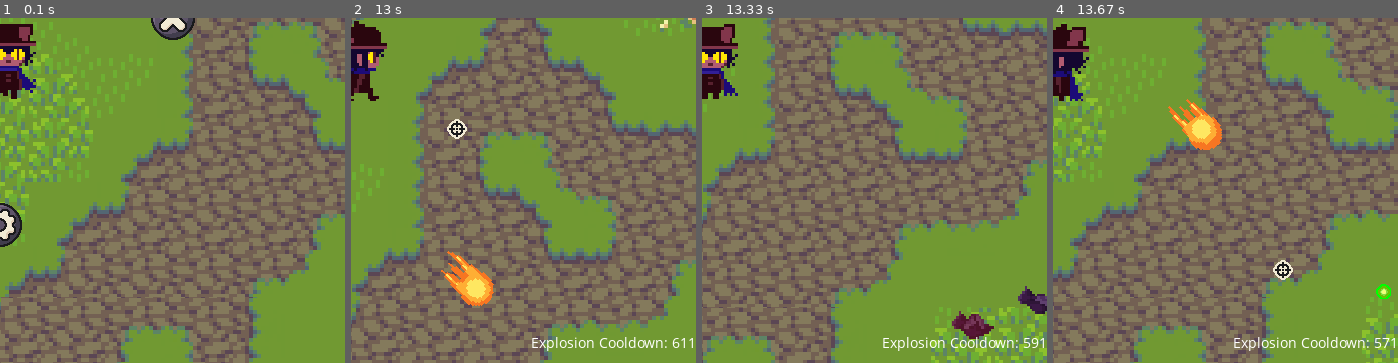
Above: before the commit, frames 1-4 (left to right).
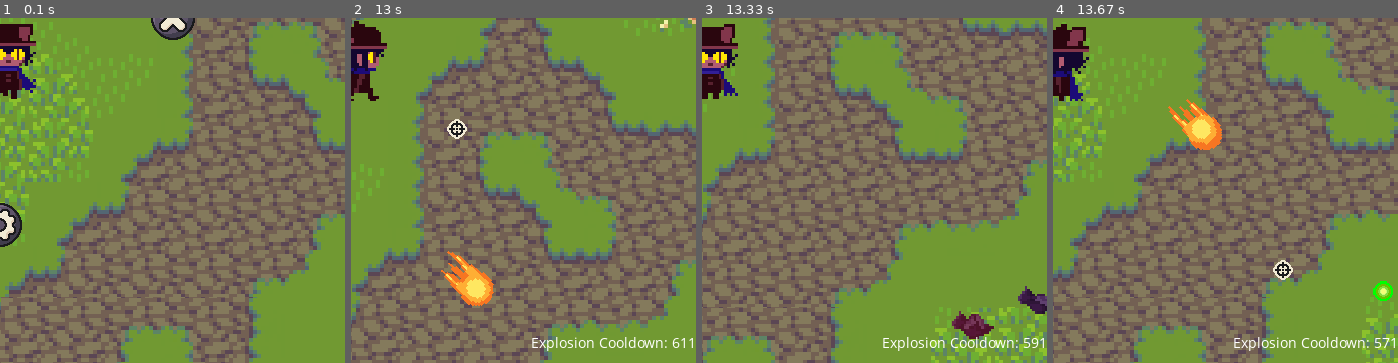
Above: after the commit, the same moments.

Repository: DaCUtePotato/2dshooter
Game: pygame game, started from main.py
The game is run twice, just before and just after one commit, with the same random seed, the same clock (stepped at 60 frames per second) and the same inputs.
Inputs (mouse positions are % of the whole screen's width and height, from its top left):
- Up to frame 1 (0.1 s): no input
- Up to frame 2 (13 s): click (50, 50) at 0.38 s; hold A 0.67-1.2 s; click (13, 40) at 0.75 s; hold S 1.23-1.53 s; click (64, 58) at 1.32 s; hold A 1.57-1.97 s; click (23, 45) at 1.65 s; hold W 2-2.37 s; click (18, 64) at 2.08 s; hold D 2.4-3.03 s; click (76, 13) at 2.48 s; hold S 3.07-3.43 s; click (51, 19) at 3.15 s; hold A 3.47-3.93 s; click (22, 36) at 3.55 s; hold D 3.97-4.43 s; click (65, 16) at 4.05 s; hold W 4.47-4.77 s; click (42, 44) at 4.55 s; hold D 4.8-5.27 s; click (67, 86) at 4.88 s; hold A 5.3-5.83 s; click (39, 40) at 5.38 s; hold S 5.87-6.17 s; click (21, 30) at 5.95 s; click (45, 51) at 6.25 s; click (41, 71) at 6.58 s; hold A 6.87-7.27 s; click (20, 54) at 6.95 s; hold W 7.3-7.67 s; click (38, 60) at 7.38 s; hold D 7.7-8.33 s; click (28, 33) at 7.78 s; hold S 8.37-8.73 s; click (49, 85) at 8.45 s; hold A 8.77-9.23 s; click (69, 81) at 8.85 s; hold D 9.27-9.73 s; move the mouse to (70, 38) at 9.3 s; click (70, 38) at 9.35 s; hold W 9.77-10.07 s; click (15, 59) at 9.85 s; hold D 10.1-10.57 s; click (36, 72) at 10.18 s; hold A 10.6-11.13 s; move the mouse to (29, 52) at 10.63 s; click (29, 52) at 10.68 s; hold S 11.17-11.47 s; click (32, 84) at 11.25 s; hold A 11.5-11.9 s; click (33, 84) at 11.58 s; hold W 11.93-12.3 s; move the mouse to (66, 28) at 11.97 s; click (66, 28) at 12.02 s; hold D 12.33-12.97 s; click (64, 65) at 12.42 s
- Up to frame 3 (13.33 s): hold S from 13 s (still down); click (45, 86) at 13.08 s
- Up to frame 4 (13.67 s): release S at 13.37 s; hold A from 13.4 s (still down); click (82, 85) at 13.48 s
The pictures show only the part of the screen within x 50-100%, y 50-100%; the shares and areas given below are measured in that part.

Frames 1-3 are identical in both runs. In frame 4, 0.2% of the frame differs, in the area x 92-99%, y 76-83%.

Commit message:
Made code cleaner

Diff:
--- a/main.py
+++ b/main.py
@@ -16,30 +16,31 @@
 pygame.mouse.set_visible(False)
 
 fullscreen = False # Set Fullscreen to false by default
-menu_font = pygame.font.Font(None, 36)  # Setup default font
 volume = 0.5  # Set default volume
 
 if fullscreen:
+    # Set up the display in fullscreen mode
     screen = pygame.display.set_mode((0, 0), pygame.FULLSCREEN)
-    screen_width, screen_height = pygame.display.get_surface().get_size()
+    screen_width, screen_height = pygame.display.get_surface().get_size() # Get screen dimensions
 else:
+    # Set up the display in windowed mode
     screen_width = 690  # Width of the window
     screen_height = 690  # Height of the window
     screen = pygame.display.set_mode((screen_width, screen_height))  # Setup window
 
-width, height = pygame.display.get_surface().get_size() # Obtain dimensions of the game window
-pygame.display.set_caption("2D Shooter")  # Set "title" of the window
+width, height = pygame.display.get_surface().get_size()  # Obtain dimensions of the game window
+pygame.display.set_caption("Bullet Heaven")  # Set the title of the window
 FPS = 60  # Set FPS
 clock = pygame.time.Clock()  # Used to control frame rate
 main_menu = True  # Enables main menu
 
 # Load and scale images
 tile_image = pygame.image.load('sprites/tile.png')
-corrupted_tile_image = pygame.image.load('sprites/corrupted_tile.png')  # Load corrupted tile image
+corrupted_tile_image = pygame.image.load('sprites/corrupted_tile.png')
 tile_x = 1011
 tile_y = 624
 scaled_tile_image = pygame.transform.scale(tile_image, (tile_x, tile_y))
-scaled_corrupted_tile_image = pygame.transform.scale(corrupted_tile_image, (tile_x, tile_y))  # Scale corrupted tile image
+scaled_corrupted_tile_image = pygame.transform.scale(corrupted_tile_image, (tile_x, tile_y))
 cursor_image = pygame.image.load("sprites/cursor.png")
 title_image = pygame.image.load("sprites/title.png")
 play_button_image = pygame.image.load('sprites/play.png')
@@ -48,12 +49,17 @@
 title_scaled_width = title_image.get_width() / 2
 title_scaled_height = title_image.get_height() / 2
 scaled_title_image = pygame.transform.scale(title_image, (title_scaled_width, title_scaled_height))
+exp_image = pygame.image.load("sprites/exp.png")
+regen_image = pygame.image.load("sprites/regen_orb.png")
 
 # Positions of play, settings and quit button
 title_rect = scaled_title_image.get_rect(center=(width / 2, height / 4))
 play_button_rect = play_button_image.get_rect(center=(width / 4, height / 2))
-settings_button_rect = settings_button_image.get_rect(center=(width // 2, height-height/ 5))
+settings_button_rect = settings_button_image.get_rect(center=(width / 2, height - height / 5))
 quit_button_rect = quit_button_image.get_rect(center=(3 * width / 4, height / 2))
+
+
+
 
 # Load sprite sheet for the character walking. Convert alpha is used for performance optimization
 sprite_sheet_right = pygame.image.load('sprites/Niko_right.png').convert_alpha()
@@ -62,11 +68,9 @@
 sprite_sheet_left = pygame.image.load('sprites/Niko_left.png').convert_alpha()
 
 # Sprite setup
-frame_width, frame_height = 24, 30  # Setup size of each sprite
-scaling_factor = 2.77  # Define scaling factor
-niko_scaling_width, niko_scaling_height = frame_width * scaling_factor, frame_height * scaling_factor  # Setup scaling
-
-
+frame_width, frame_height = 24, 30  # Width and height of each sprite frame
+scaling_factor = 2.77  # Scaling factor for sprite
+niko_scaling_width, niko_scaling_height = frame_width * scaling_factor, frame_height * scaling_factor  # Scaled dimensions of sprite
 
 # Animate sprites
 # Subsurface extracts the defined rectangle from the sprite sheet
@@ -75,13 +79,13 @@
 frames_right = [pygame.transform.scale(sprite_sheet_right.subsurface(pygame.Rect(frame_width * i, 0, frame_width, frame_height)), (niko_scaling_width, niko_scaling_height)) for i in range(3)]
 frames_down = [pygame.transform.scale(sprite_sheet_down.subsurface(pygame.Rect(frame_width * i, 0, frame_width, frame_height)), (niko_scaling_width, niko_scaling_height)) for i in range(3)]
 frames_left = [pygame.transform.scale(sprite_sheet_left.subsurface(pygame.Rect(frame_width * i, 0, frame_width, frame_height)), (niko_scaling_width, niko_scaling_height)) for i in range(3)]
+rendering = "down"  # Make sure the sprite spawns facing down
 
 # Used to track frames
-current_frame = 0
-frame_count = 0
-
-# Make sure the sprite spawns facing down
-rendering = "down"
+current_frame = 0  # Current frame index for animation
+frame_count = 0  # Frame counter for animation timing
+
+
 
 # Colors
 BLACK = (0, 0, 0)
@@ -93,131 +97,128 @@
 PURPLE = (128, 0, 128)
 
 # Player attributes
-player_x = width // 2
-player_y = height // 2
-player_pos_on_screen = width//2-25, height//2
-player_speed = 5
-player_height = int(niko_scaling_height)
-player_width = int(niko_scaling_width)
-player_hp = 100
-i_frames_counter = 0
-i_frames = 10
-kills = 0
+player_x = width // 2  # Initial player x position
+player_y = height // 2  # Initial player y position
+player_pos_on_screen = width//2-25, height//2  # Player position on screen
+player_speed = 5  # Player movement speed
+player_height = int(niko_scaling_height)  # Player height
+player_width = int(niko_scaling_width)  # Player width
+player_hp = 100  # Player health points
+i_frames_counter = 0  # Invincibility frames counter
+i_frames = 10  # Number of invincibility frames
+kills = 0  # Kill count
 
 # Experience system
-gambling_mode = False
-exp = 0
-enemy_exp = random.randint(1, 5)
-active_exp_orbs = []
-current_max_exp = 30
-max_level = 10000  # for ending
-player_level = 1  # keeping track of the player's current level
-exp_increase_per_level = 5
-levelling = False
+exp = 0  # Player experience points
+enemy_exp = random.randint(1, 5)  # Amount of Experience points dropped by enemies
+active_exp_orbs = []  # List of active experience orbs
+current_max_exp = 30  # Experience required for next level
+player_level = 1  # Current player level (by default)
+exp_increase_per_level = 5  # Experience increase per level
+
+# Load some more sounds
 pickup_sound = pygame.mixer.Sound("sounds/exp.wav")
+pickup_sound_regen = pygame.mixer.Sound("sounds/pickup_regen.wav")
 level_up_sound = pygame.mixer.Sound("sounds/level_up_normal.wav")
 gambling_sound = pygame.mixer.Sound("sounds/gambling.wav")
 explosion_sound = pygame.mixer.Sound("sounds/explosion.wav")
 explooosion_sound = pygame.mixer.Sound("sounds/explooosion.wav")
 
-#Regeneration
-active_regen_orbs = []
-regen_amount = 30
-pickup_sound_regen = pygame.mixer.Sound("sounds/pickup_regen.wav")
-regen_orb_size = 15
+# Regeneration
+active_regen_orbs = []  # List of active regeneration orbs
+regen_amount = 30  # Amount of health regenerated by orbs
+regen_orb_size = 15  # Size of regeneration orbs
 
 # Bullet attributes
-bullets = []
-bullet_speed = 10
-bullet_frames = []
-for i in range(1, 6):  # Assume there are five fireball images named fireball1.png to fireball5.png
-    bullet_original_frame = pygame.image.load(f"sprites/fireball{i}.png").convert_alpha()
-    bullet_scaled_width = bullet_original_frame.get_width() * 2
-    bullet_scaled_height = bullet_original_frame.get_height() * 2
-    bullet_scaled_frame = pygame.transform.scale(bullet_original_frame, (bullet_scaled_width, bullet_scaled_height))
-    bullet_frames.append(bullet_scaled_frame)
-
-
-ENEMY_SPEED = 0.75  # Adjust this value as needed
-ENEMY_HP = 10
+bullets = []  # List of active bullets
+bullet_speed = 10  # Bullet speed
+bullet_frames = []  # List of bullet frames for animation
+BULLET_DAMAGE = 10.5  # Default amount of damage the bullet does
+
+for i in range(1, 6):  # There are five fireball images named fireball1.png through fireball5.png
+    bullet_original_frame = pygame.image.load(f"sprites/fireball{i}.png").convert_alpha()  # Load bullet frame
+    bullet_scaled_width = bullet_original_frame.get_width() * 2   # Scale bullet width
+    bullet_scaled_height = bullet_original_frame.get_height() * 2  # Scale bullet height
+    bullet_scaled_frame = pygame.transform.scale(bullet_original_frame, (bullet_scaled_width, bullet_scaled_height))  # Scale bullet frame
+    bullet_frames.append(bullet_scaled_frame)  # Add scaled bullet frame to list
+
+ENEMY_SPEED = 0.75  # Base enemy speed
+ENEMY_HP = 10  # Base enemy health points
 SPEED_SCALING_FACTOR = 0.005  # Increase in speed per kill
 HP_SCALING_FACTOR = 0.01     # Increase in HP per kill
-BULLET_DAMAGE = 10.5
-
+
+# Some flags for checking things
+gambling_mode = False  # Gambling mode flag (false by default)
 bulky_spawned = False
 corrupty_spawned = False
 corruption = False
 settings_open = False
 right_mouse_button_pressed = False
-
-
+paused = False
+explosion = False
+
+# Load base enemy frames
 enemy_frames = []
-for i in range(1, 5):  # Assuming there are 4 enemy images named bat1.png, bat2.png, bat3.png and bat4.png
-    enemy_original_frame = pygame.image.load(f"sprites/enemies/bat{i}.png").convert_alpha()
-    enemy_scaled_width = enemy_original_frame.get_width() * 2.5  # Adjust the scaling factor as needed
-    enemy_scaled_height = enemy_original_frame.get_height() * 2.5
-    enemy_scaled_frame = pygame.transform.scale(enemy_original_frame, (enemy_scaled_width, enemy_scaled_height))
-    enemy_frames.append(enemy_scaled_frame)
-
-# Load hit animation frames
+for i in range(1, 5):  # There are 4 enemy images named bat1.png to bat4.png
+    enemy_original_frame = pygame.image.load(f"sprites/enemies/bat{i}.png").convert_alpha()  # Load enemy frame
+    enemy_scaled_width = enemy_original_frame.get_width() * 2.5  # Scale enemy width
+    enemy_scaled_height = enemy_original_frame.get_height() * 2.5  # Scale enemy height
+    enemy_scaled_frame = pygame.transform.scale(enemy_original_frame, (enemy_scaled_width, enemy_scaled_height))  # Scale enemy frame
+    enemy_frames.append(enemy_scaled_frame)  # Add scaled enemy frame to list
+
+# Load base enemy hit frames
 hit_enemy_frames = []
-for i in range(1, 6):  # Assuming there are 5 hit frames named bathit1.png, bathit2.png ...
-    hit_enemy_original_frame = pygame.image.load(f"sprites/enemies/bathit{i}.png").convert_alpha()
-    hit_enemy_scaled_width = hit_enemy_original_frame.get_width() * 2.5
-    hit_enemy_scaled_height = hit_enemy_original_frame.get_height() * 2.5
-    hit_enemy_scaled_frame = pygame.transform.scale(hit_enemy_original_frame, (hit_enemy_scaled_width, hit_enemy_scaled_height))
-    hit_enemy_frames.append(hit_enemy_scaled_frame)
-
-# Load death animation frames
+for i in range(1, 6):  # There are 5 enemy hit images named bathit1.png to bathit5.png
+    hit_enemy_original_frame = pygame.image.load(f"sprites/enemies/bathit{i}.png").convert_alpha()  # Load enemy hit frame
+    hit_enemy_scaled_width = hit_enemy_original_frame.get_width() * 2.5  # Scale enemy hit frame width
+    hit_enemy_scaled_height = hit_enemy_original_frame.get_height() * 2.5  # Scale enemy hit frame height
+    hit_enemy_scaled_frame = pygame.transform.scale(hit_enemy_original_frame, (hit_enemy_scaled_width, hit_enemy_scaled_height))  # Scale enemy hit frame
+    hit_enemy_frames.append(hit_enemy_scaled_frame)  # Add scaled enemy hit frame to list
+
+# Load base enemy death frames
 death_enemy_frames = []
-for i in range(1, 6):  # Assuming there are 5 death frames named batdeath1.png, batdeath2.png ...
-    death_enemy_original_frame = pygame.image.load(f"sprites/enemies/batdeath{i}.png").convert_alpha()
-    death_enemy_scaled_width = death_enemy_original_frame.get_width() * 2.5
-    death_enemy_scaled_height = death_enemy_original_frame.get_height() * 2.5
-    death_enemy_scaled_frame = pygame.transform.scale(death_enemy_original_frame, (death_enemy_scaled_width, death_enemy_scaled_height))
-    death_enemy_frames.append(death_enemy_scaled_frame)
-
+for i in range(1, 6):  # Assuming there are 5 enemy death images named batdeath1.png to batdeath5.png
+    death_enemy_original_frame = pygame.image.load(f"sprites/enemies/batdeath{i}.png").convert_alpha()  # Load enemy death frame
+    death_enemy_scaled_width = death_enemy_original_frame.get_width() * 2.5  # Scale enemy death frame width
+    death_enemy_scaled_height = death_enemy_original_frame.get_height() * 2.5  # Scale enemy death frame height
+    death_enemy_scaled_frame = pygame.transform.scale(death_enemy_original_frame, (death_enemy_scaled_width, death_enemy_scaled_height))  # Scale enemy death frame
+    death_enemy_frames.append(death_enemy_scaled_frame)  # Add scaled enemy death frame to list
+
+# Load bulky enemy frames
 bulky_frames = []
-for i in range(1, 17):  # Assuming there are 3 bulky images named bulky1.png, bulky2.png, and bulky3.png
-    bulky_original_frame = pygame.image.load(f"sprites/enemies/slime{i}.png").convert_alpha()
-    bulky_scaled_width = bulky_original_frame.get_width() * 5  # Adjust the scaling factor as needed
-    bulky_scaled_height = bulky_original_frame.get_height() * 5
-    bulky_scaled_frame = pygame.transform.scale(bulky_original_frame, (bulky_scaled_width, bulky_scaled_height))
-    bulky_frames.append(bulky_scaled_frame)
+for i in range(1, 17):  # There are 17 bulky images named slime1.png to slime17.png
+    bulky_original_frame = pygame.image.load(f"sprites/enemies/slime{i}.png").convert_alpha()  # Load bulky frame
+    bulky_scaled_width = bulky_original_frame.get_width() * 5  # Scale bulky width
+    bulky_scaled_height = bulky_original_frame.get_height() * 5  # Scale bulky height
+    bulky_scaled_frame = pygame.transform.scale(bulky_original_frame, (bulky_scaled_width, bulky_scaled_height))  # Scale bulky frame
+    bulky_frames.append(bulky_scaled_frame)  # Add scaled bulky frame to list
 
 bulky_death_frames = []
-for i in range(1, 7):  # Assuming there are 6 bulky death frames named bulkydeath1.png, bulkydeath2.png ...
-    bulky_death_original_frame = pygame.image.load(f"sprites/enemies/slimedeath{i}.png").convert_alpha()
-    bulky_death_scaled_width = bulky_death_original_frame.get_width() * 3
-    bulky_death_scaled_height = bulky_death_original_frame.get_height() * 3
-    bulky_death_scaled_frame = pygame.transform.scale(bulky_death_original_frame, (bulky_death_scaled_width, bulky_death_scaled_height))
-    bulky_death_frames.append(bulky_death_scaled_frame)
+for i in range(1, 7):  # There are 6 bulky death images named slimedeath1.png to slimedeath6.png
+    bulky_death_original_frame = pygame.image.load(f"sprites/enemies/slimedeath{i}.png").convert_alpha()  # Load bulky death frame
+    bulky_death_scaled_width = bulky_death_original_frame.get_width() * 3  # Scale bulky death frame width
+    bulky_death_scaled_height = bulky_death_original_frame.get_height() * 3  # Scale bulky death frame height
+    bulky_death_scaled_frame = pygame.transform.scale(bulky_death_original_frame, (bulky_death_scaled_width, bulky_death_scaled_height))  # Scale bulky death frame
+    bulky_death_frames.append(bulky_death_scaled_frame) # Add scaled bulky death frame to list
 
 corrupty_frames = []
-for i in range(1, 5):  # Assuming there are 4 bulky images named glitch1.png, glitch2.png, and glitch3.png
-    corrupty_original_frame = pygame.image.load(f"sprites/enemies/glitch{i}.png").convert_alpha()
-    corrupty_scaled_width = corrupty_original_frame.get_width() / 7
-    corrupty_scaled_height = corrupty_original_frame.get_height() / 7
-    corrupty_scaled_frame = pygame.transform.scale(corrupty_original_frame, (corrupty_scaled_width, corrupty_scaled_height))
-    corrupty_frames.append(corrupty_scaled_frame)
+for i in range(1, 5):  # There are 4 corrupty images named glitch1.png to glitch4.png
+    corrupty_original_frame = pygame.image.load(f"sprites/enemies/glitch{i}.png").convert_alpha()  # Load corrupty frame
+    corrupty_scaled_width = corrupty_original_frame.get_width() / 7  # Scale corrupty width
+    corrupty_scaled_height = corrupty_original_frame.get_height() / 7  # Scale corrupty height
+    corrupty_scaled_frame = pygame.transform.scale(corrupty_original_frame, (corrupty_scaled_width, corrupty_scaled_height))  # Scale corrupty frame
+    corrupty_frames.append(corrupty_scaled_frame)  # Add scaled corrupty frame to list
 
 crashing_enemy_frames = []
-for i in range(1, 9):  # Assuming there are 4 bulky images named glitch1.png, glitch2.png, and glitch3.png
-    crashing_enemy_original_frame = pygame.image.load(f"sprites/enemies/skull{i}.png").convert_alpha()
-    crashing_enemy_scaled_width = crashing_enemy_original_frame.get_width() * 3 # Adjust the scaling factor as needed
-    crashing_enemy_scaled_height = crashing_enemy_original_frame.get_height() * 3
-    crashing_enemy_scaled_frame = pygame.transform.scale(crashing_enemy_original_frame, (crashing_enemy_scaled_width, crashing_enemy_scaled_height))
-    crashing_enemy_frames.append(crashing_enemy_scaled_frame)
-
-# Load experience orb image
-exp_image = pygame.image.load("sprites/exp.png")
-
-# Load regen orb image
-regen_image = pygame.image.load("sprites/regen_orb.png")
-
-paused = False
-
-# Fireball variables
+for i in range(1, 9):  # There are 8 crashing enemy images named skull1.png to skull8.png
+    crashing_enemy_original_frame = pygame.image.load(f"sprites/enemies/skull{i}.png").convert_alpha()  # Load crashing enemy frame
+    crashing_enemy_scaled_width = crashing_enemy_original_frame.get_width() * 3  # Scale crashing enemy width
+    crashing_enemy_scaled_height = crashing_enemy_original_frame.get_height() * 3  # Scale crashing enemy height
+    crashing_enemy_scaled_frame = pygame.transform.scale(crashing_enemy_original_frame, (crashing_enemy_scaled_width, crashing_enemy_scaled_height))  # Scale crashing enemy frame
+    crashing_enemy_frames.append(crashing_enemy_scaled_frame)  # Add scaled crashing enemy frame to list
+
+
+# Load fireball sounds
 fireball_sound_1 = pygame.mixer.Sound("sounds/fireball1.wav")
 fireball_sound_2 = pygame.mixer.Sound("sounds/fireball2.wav")
 fireball_sound_3 = pygame.mixer.Sound("sounds/fireball3.wav")
@@ -225,32 +226,30 @@
 fireball_sound_5 = pygame.mixer.Sound("sounds/fireball5.wav")
 fireball_sound_6 = pygame.mixer.Sound("sounds/fireball6.wav")
 fireball_sound_7 = pygame.mixer.Sound("sounds/fireball7.wav")
-base_fireball_cooldown = 50
-current_fireball_cooldown = 0
-upgrades = 0
+
+base_fireball_cooldown = 50  # Base cooldown for fireball
+current_fireball_cooldown = 0  # Current cooldown for fireball
+upgrades = 0  # Number of upgrades (by default)
 
 cooldown_reduction_upgrade1 = 10  # Cooldown reduction Upgrade 1
 cooldown_reduction_upgrade2 = 5  # Cooldown reduction Upgrade 2
 cooldown_reduction_upgrade3 = 10  # Cooldown reduction Upgrade 3
-cooldown_reduction_upgrade4 = 5  # Same here
+cooldown_reduction_upgrade4 = 5  # etc etc
 cooldown_reduction_upgrade5 = 5
 cooldown_reduction_upgrade6 = -40
 cooldown_reduction_upgrade7 = 10
 
 # Settings
-# Define some settings
 volume = 0.5
+# Brightness and contrast don't actually have a function currently
 brightness = 0.5
 contrast = 0.5
 
-
 # Fonts
 menu_font = pygame.font.SysFont('Avenir', 30)
 
-#save file
-# Define the file path
-documents_path = os.path.expanduser("~/")
-file_path = os.path.join(documents_path, "savefile.bulletheaven")
+documents_path = os.path.expanduser("~/")  # Define the file path to home directory
+file_path = os.path.join(documents_path, "savefile.bulletheaven")  # Path to save file
 
 # Check if the file exists
 if os.path.exists(file_path):
@@ -265,15 +264,14 @@
         corruption = lines[5].strip() == "True"
         current_max_exp = int(lines[6].strip())
 
+# Set background music based on corruption state. These are unaffected by volume
 if not corruption:
     music = pygame.mixer.Sound('sounds/background_music.mp3')
 else:
     music = pygame.mixer.Sound('sounds/corrupted.mp3')
 
-explosion = False
-
 def save():
-    # Write data to the file
+    # Write the current game state to the file
     with open(file_path, "w") as file:
         file.write(f"{upgrades}\n")
         file.write(f"{kills}\n")
@@ -285,59 +283,63 @@
 
 
 def draw_tiles(camera_offset_x, camera_offset_y):
+    # Draw background tiles, choosing corrupted or normal based on corruption state
     tile_to_draw = scaled_corrupted_tile_image if corruption != 0 else scaled_tile_image
     for y in range(-tile_y, height + tile_y, tile_y):
         for x in range(-tile_x, width + tile_x, tile_x):
             screen.blit(tile_to_draw, (x + camera_offset_x % tile_x - tile_x, y + camera_offset_y % tile_y - tile_y))
 
 def animate_bullet(bullet):
+    # Update bullet frame for animation
     bullet['frame'] += 1
-    if bullet['frame'] >= len(bullet_frames):
+    if bullet['frame'] >= len(bullet_frames):  # Loop back to the first frame if at the end
         bullet['frame'] = 0
-    return bullet_frames[bullet['frame']]
+    return bullet_frames[bullet['frame']]  # Return the current frame of the bullet
 
 def shoot_forwards(player_x, player_y,bullet_speed,angle, bullets):
+    # Shoot a bullet forwards from the player
     bullets.append({
-        'x': player_x,
-        'y': player_y,
-        'dx': bullet_speed * math.cos(angle),
-        'dy': bullet_speed * math.sin(angle),
-        'frame': 0  # Start animation frame
+        'x': player_x,  # Starting x position
+        'y': player_y,  # Starting y position
+        'dx': bullet_speed * math.cos(angle),  # Change in x based on speed and angle
+        'dy': bullet_speed * math.sin(angle),  # Change in y based on speed and angle
+        'frame': 0  # Start with the first frame of the bullet animation
     })
 def shoot_backwards(player_x, player_y,bullet_speed, angle, bullets):
-    # Shoot fireball in the opposite direction
+    # Shoot a bullet backwards from the player
     backwards_angle = angle + math.pi  # Calculate opposite angle
     bullets.append({
-        'x': player_x,
+        'x': player_x,  # Same here etc
         'y': player_y,
         'dx': bullet_speed * math.cos(backwards_angle),
         'dy': bullet_speed * math.sin(backwards_angle),
-        'frame': 0  # Start animation frame
+        'frame': 0
     })
 
 def shoot_right(player_x, player_y,bullet_speed, angle, bullets):
-    # Shoot fireball to the right
+    # Shoot a bullet to the right of the player
     right_angle = angle + math.pi / 2  # Angle for right direction
     bullets.append({
         'x': player_x,
         'y': player_y,
         'dx': bullet_speed * math.cos(right_angle),
         'dy': bullet_speed * math.sin(right_angle),
-        'frame': 0  # Start animation frame
+        'frame': 0
     })
 
 def shoot_left(player_x, player_y,bullet_speed, angle, bullets):
-    # Shoot fireball to the left
+    # Shoot a bullet to the left of the player
     left_angle = angle - math.pi / 2  # Angle for left direction
     bullets.append({
         'x': player_x,
         'y': player_y,
         'dx': bullet_speed * math.cos(left_angle),
         'dy': bullet_speed * math.sin(left_angle),
-        'frame': 0  # Start animation frame
+        'frame': 0
     })
 
 def shoot_up_directional(player_x, player_y,bullet_speed, angle, bullets):
+    # Shoot a bullet to the forward right direction of the player
     upright_angle = angle + math.pi / 4  # Angle for upright direction
     bullets.append({
         'x': player_x,
@@ -346,7 +348,7 @@
         'dy': bullet_speed * math.sin(upright_angle),
         'frame': 0  # Start animation frame
     })
-    # Shoot fireball upleft
+    # Shoot a bullet to the forward left direction of the player
     upleft_angle = angle - math.pi / 4  # Angle for upleft direction
     bullets.append({
         'x': player_x,
@@ -415,7 +417,7 @@
         shoot_right(centered_x, centered_y, bullet_speed, angle, bullets)
         shoot_left(centered_x, centered_y, bullet_speed, angle, bullets)
         shoot_up_directional(centered_x, centered_y, bullet_speed, angle, bullets)
-    elif upgrades == 5 or upgrades==6:
+    elif upgrades == 5 or upgrades == 6:
         fireball_sound_6.play()
         shoot_forwards(centered_x, centered_y, bullet_speed, angle, bullets)
         shoot_backwards(centered_x, centered_y, bullet_speed, angle, bullets)
@@ -825,10 +827,8 @@
                 sys.exit()
             if event.type == pygame.KEYDOWN:
                 if event.key == pygame.K_ESCAPE:
-                    save()
                     pygame.quit()
                     sys.exit()
-
         screen.fill(BLACK)
 
         text_rect = death_text.get_rect(center=(width // 2, height // 2))
@@ -962,7 +962,7 @@
                     upgrades=1  # Apply the first fireball upgrade
                     show_upgrade_menu = False
                     paused = False  # Unpause the game after selecting the upgrade
-                elif event.key == pygame.K_RETURN and upgrades==1:
+                elif event.key == pygame.K_RETURN and upgrades == 1:
                     upgrades=2  # Apply the second fireball upgrade
                     show_upgrade_menu = False
                     paused = False  # Unpause the game after selecting the upgrade
